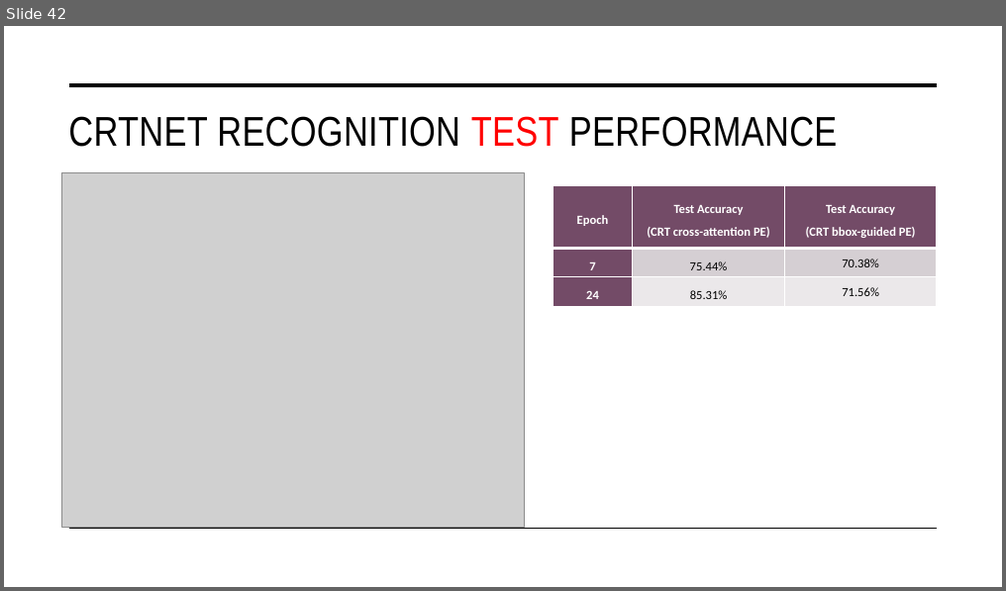
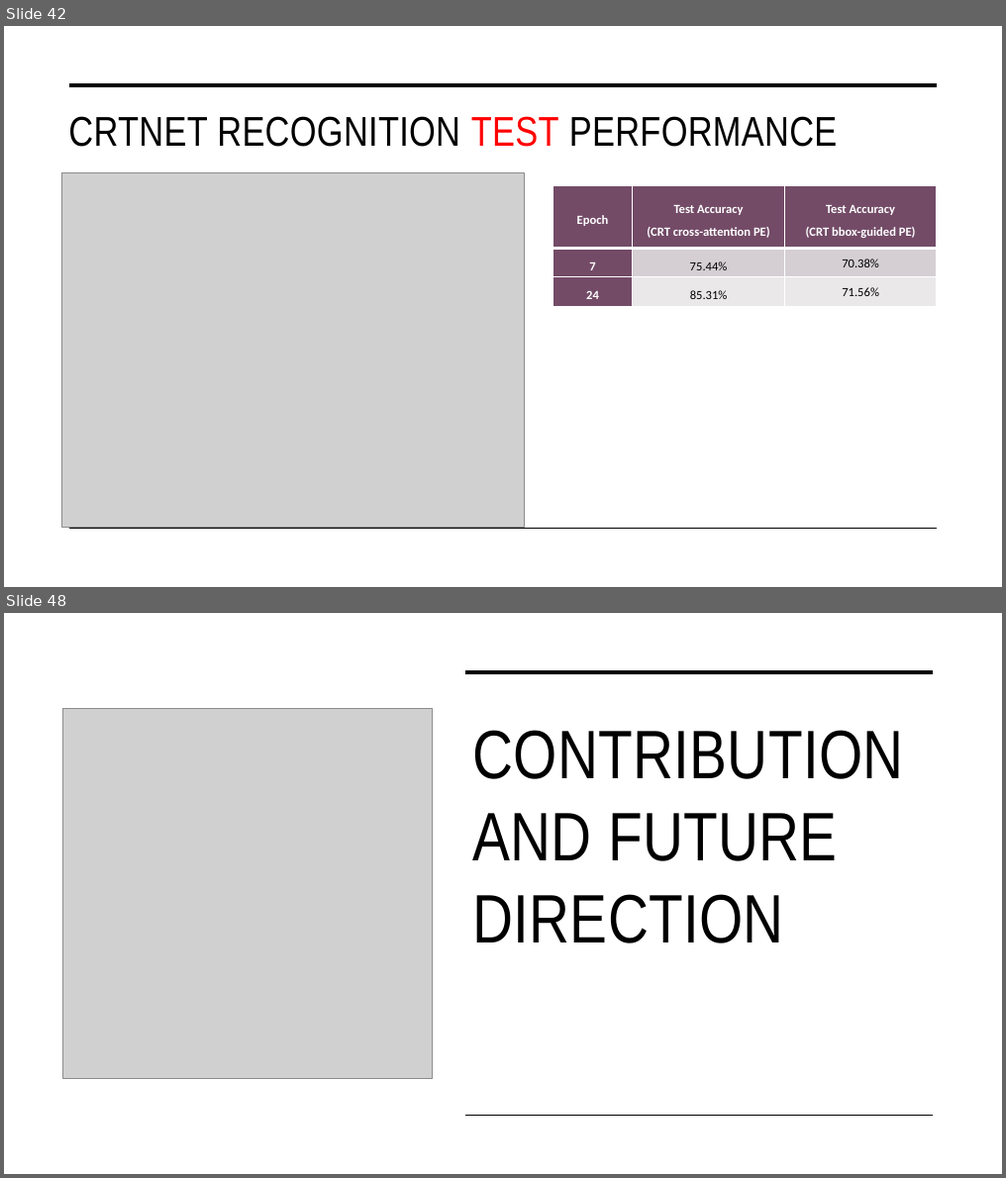
Before and after one commit to tuanisworkingonsomeprojects/TCT-visual-search, a slide deck: Presentation/FYP_NguyenTuan_Presentation.pptx. Shown one above the other, each under a label of ours: slide 42 before the commit, slides 42 and 48 after it; the slides between them are not shown. The pictures are 1006x591 and 1006x1178 pixels, drawn with LibreOffice and Linux fonts; fonts in the diff are those of the drawing; grey boxes stand for pictures. Boxes give left, top, right and bottom in pixels: in the first picture for what was removed or moved away, otherwise in the second. Text is boxed around its words. In the diff, an @@ line names an element or a change of style, - is before the commit and + after.

```diff
--- a/Presentation/FYP_NguyenTuan_Presentation.pptx
+++ b/Presentation/FYP_NguyenTuan_Presentation.pptx
@@ slide 48 added at bbox=[4, 613, 1002, 1174], background #FFFFFF @@
@@ line added from (465, 672) to (933, 672), #000000 3.5 pt @@
@@ picture added at bbox=[62, 709, 433, 1078] @@
@@ title added at bbox=[472, 730, 903, 944], 66 pt, text #000000 @@
+CONTRIBUTION AND FUTURE DIRECTION
@@ line added from (465, 1115) to (933, 1115), #000000 1 pt @@
```
Also in this commit, not shown: 5 other slides added, 2 slides removed, 1 other file.
